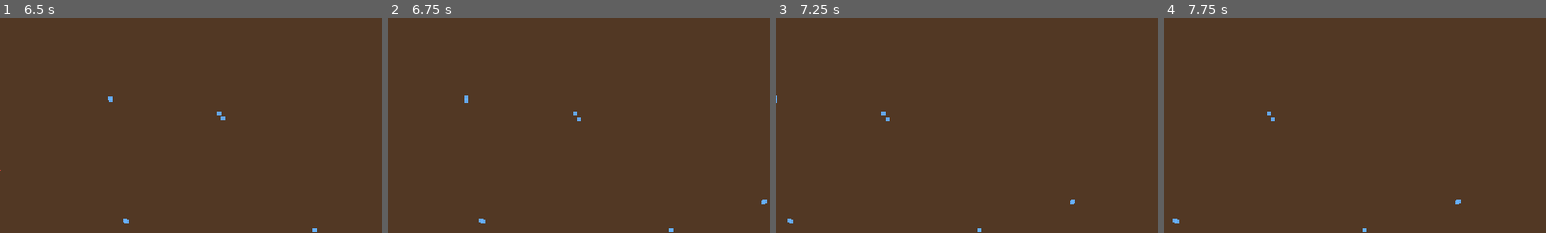
Above: before the commit, frames 1-4 (left to right).
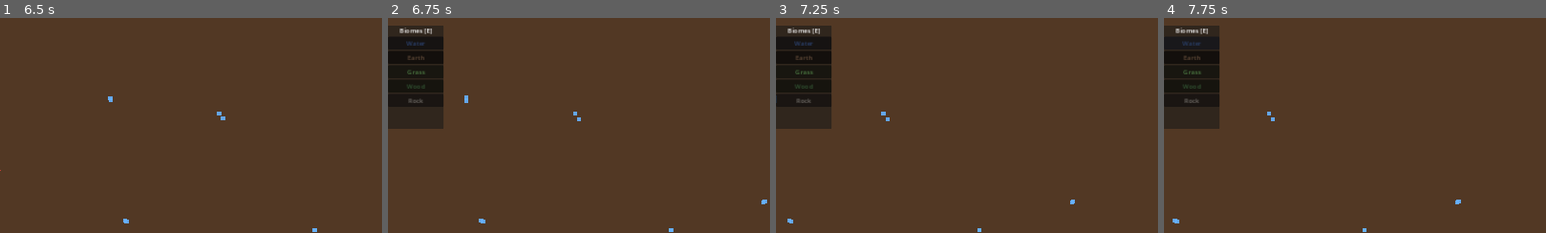
Above: after the commit, the same moments.

Repository: trinityUwU/Primordia
Game: Godot game, scene res://scenes/World.tscn
The game is run twice, just before and just after one commit, with the same random seed, the same clock (stepped at 60 frames per second) and the same inputs.
Inputs (mouse positions are % of the whole screen's width and height, from its top left):
- Up to frame 1 (6.5 s): click "⏸" at 0.5 s; click "▶" at 1.25 s; click "<<" at 2 s; click ">>" at 2.75 s; click "● Bacteria" at 3.5 s; click "○ Bacteria" at 4.25 s; click "● Virus" at 5 s; click "○ Virus" at 5.75 s
- Up to frame 2 (6.75 s): tap Enter at 6.5 s; move the mouse to (72, 45) at 6.52 s; hold D from 6.53 s (still down); tap E at 6.6 s; click (72, 45) at 6.67 s
- Up to frame 3 (7.25 s): keep holding D; tap Space at 6.77 s
- Up to frame 4 (7.75 s): release D at 7.25 s; click (4, 42) at 7.25 s, where only the run after the commit has a clickable "Water"
The pictures show only the part of the screen within x 0-50%, y 36-86%; the shares and areas given below are measured in that part.

Frame 1 is identical in both runs. In frame 2, 6.9% of the frame differs, in the area x 0-15%, y 3-52%; in frame 3, 6.9%; in frame 4, 6.9%.

Commit message:
feat: in-game biome painter (key E)
Toggle paint mode with E. Left-center panel shows 5 biome buttons
(Water/Earth/Grass/Wood/Rock) color-coded. Click/drag on world paints
chunks with selected biome via WorldGrid.set_chunk_biome().

Co-Authored-By: Claude Sonnet 4.6 <noreply@anthropic.com>

Diff:
--- a/scenes/World.tscn
+++ b/scenes/World.tscn
@@ -8,6 +8,7 @@
 [ext_resource type="PackedScene" uid="uid://agentlayer" path="res://scenes/AgentLayer.tscn" id="6_agentlayer"]
 [ext_resource type="PackedScene" uid="uid://spawncontrolpanel" path="res://scenes/ui/SpawnControlPanel.tscn" id="7_scp"]
 [ext_resource type="PackedScene" uid="uid://biomerenderer" path="res://scenes/BiomeRenderer.tscn" id="8_br"]
+[ext_resource type="PackedScene" uid="uid://biomeeditor" path="res://scenes/ui/BiomeEditor.tscn" id="9_be"]
 
 [sub_resource type="ShaderMaterial" id="ShaderMaterial_grid"]
 shader = ExtResource("5_shader")
@@ -42,3 +43,5 @@
 [node name="DebugOverlay" parent="UILayer" instance=ExtResource("4_dbg")]
 
 [node name="SpawnControlPanel" parent="UILayer" instance=ExtResource("7_scp")]
+
+[node name="BiomeEditor" parent="UILayer" instance=ExtResource("9_be")]
--- /dev/null
+++ b/scenes/ui/BiomeEditor.tscn
@@ -0,0 +1,35 @@
+[gd_scene load_steps=2 format=3 uid="uid://biomeeditor"]
+
+[ext_resource type="Script" path="res://scripts/ui/BiomeEditor.gd" id="1_be"]
+
+[node name="BiomeEditor" type="Control"]
+layout_mode = 3
+anchors_preset = 15
+anchor_right = 1.0
+anchor_bottom = 1.0
+mouse_filter = 2
+script = ExtResource("1_be")
+
+[node name="Panel" type="PanelContainer" parent="."]
+layout_mode = 1
+anchors_preset = 6
+anchor_left = 0.0
+anchor_top = 0.5
+anchor_right = 0.0
+anchor_bottom = 0.5
+offset_right = 140.0
+offset_top = -130.0
+offset_bottom = 130.0
+grow_horizontal = 1
+grow_vertical = 2
+
+[node name="VBox" type="VBoxContainer" parent="Panel"]
+layout_mode = 2
+
+[node name="Title" type="Label" parent="Panel/VBox"]
+layout_mode = 2
+text = "Biomes [E]"
+horizontal_alignment = 1
+
+[node name="Buttons" type="VBoxContainer" parent="Panel/VBox"]
+layout_mode = 2
--- /dev/null
+++ b/scripts/ui/BiomeEditor.gd
@@ -0,0 +1,84 @@
+extends Control
+
+const BIOME_NAMES: Array[String] = ["Water", "Earth", "Grass", "Wood", "Rock"]
+const BIOME_COLORS: Array[Color] = [
+	Color(0.08, 0.18, 0.38),
+	Color(0.32, 0.22, 0.14),
+	Color(0.22, 0.42, 0.18),
+	Color(0.10, 0.25, 0.10),
+	Color(0.38, 0.36, 0.34),
+]
+
+var active: bool = false
+var selected_biome: int = 1
+var _painting: bool = false
+
+@onready var _panel: PanelContainer = $Panel
+@onready var _buttons: VBoxContainer = $Panel/VBox/Buttons
+
+
+func _ready() -> void:
+	_panel.visible = false
+	_build_palette()
+
+
+func _build_palette() -> void:
+	for i in BIOME_NAMES.size():
+		var btn: Button = Button.new()
+		btn.text = BIOME_NAMES[i]
+		btn.toggle_mode = true
+		btn.button_pressed = (i == selected_biome)
+		var color: Color = BIOME_COLORS[i]
+		btn.add_theme_color_override("font_color", Color.WHITE)
+		btn.self_modulate = color.lightened(0.1)
+		var idx := i
+		btn.pressed.connect(func(): _select_biome(idx))
+		_buttons.add_child(btn)
+
+
+func _select_biome(idx: int) -> void:
+	selected_biome = idx
+	for i in _buttons.get_child_count():
+		var btn := _buttons.get_child(i) as Button
+		btn.button_pressed = (i == idx)
+
+
+func toggle() -> void:
+	active = !active
+	_panel.visible = active
+	_painting = false
+
+
+func _input(event: InputEvent) -> void:
+	if event is InputEventKey:
+		var key := event as InputEventKey
+		if key.pressed and key.keycode == KEY_E:
+			toggle()
+			get_viewport().set_input_as_handled()
+			return
+
+	if not active:
+		return
+
+	if event is InputEventMouseButton:
+		var mb := event as InputEventMouseButton
+		if mb.button_index == MOUSE_BUTTON_LEFT:
+			_painting = mb.pressed
+			if _painting:
+				_paint_at(mb.position)
+			get_viewport().set_input_as_handled()
+
+	elif event is InputEventMouseMotion:
+		if _painting:
+			_paint_at((event as InputEventMouseMotion).position)
+			get_viewport().set_input_as_handled()
+
+
+func _paint_at(screen_pos: Vector2) -> void:
+	var camera: Camera2D = get_viewport().get_camera_2d()
+	if camera == null:
+		return
+	var vp_size: Vector2 = get_viewport().get_visible_rect().size
+	var world_pos: Vector2 = camera.global_position + (screen_pos - vp_size * 0.5) / camera.zoom
+	var chunk_coord: Vector2i = WorldGrid.world_to_chunk(world_pos)
+	WorldGrid.set_chunk_biome(chunk_coord, selected_biome)
Not shown: 1 places in scenes/World.tscn that only renumber resources
